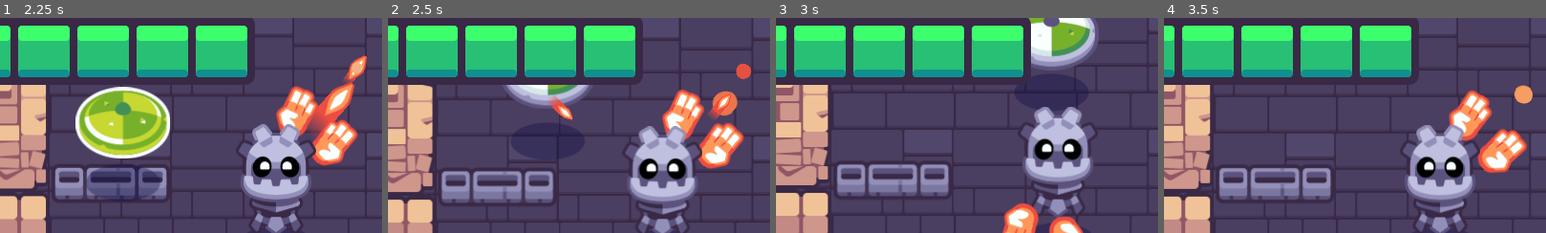
Above: before the commit, frames 1-4 (left to right).
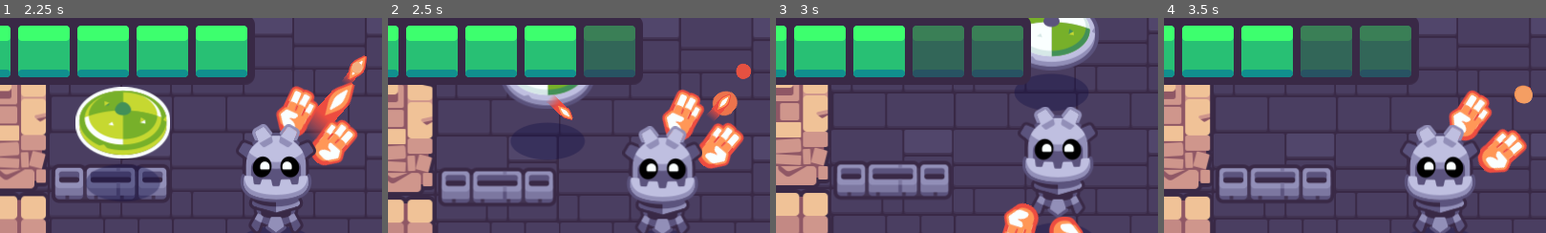
Above: after the commit, the same moments.

Repository: DavidNobela/2dgamedev-course
Game: Godot game, scene res://start.tscn
The game is run twice, just before and just after one commit, with the same random seed, the same clock (stepped at 60 frames per second) and the same inputs. This scene is started directly instead of the project's main scene. Sound files missing from this copy of the repository are replaced by a short silence.
Inputs (mouse positions are % of the whole screen's width and height, from its top left):
- Up to frame 1 (2.25 s): tap Enter at 0.5 s; move the mouse to (72, 45) at 0.52 s; hold D (move_right) 0.53-1.25 s; hold Mouse wheel down (cycle_weapon_down) 0.53-1.25 s; click (72, 45) at 0.67 s; drag from (30, 55) to (32, 89) at 1.27 s; move the mouse to (60, 28) at 2.02 s; press the mouse at (60, 28) at 2.03 s; hold D (move_right) from 2.03 s (still down)
- Up to frame 2 (2.5 s): keep holding D (move_right)
- Up to frame 3 (3 s): release D (move_right) at 2.75 s; release the mouse at (60, 28) at 2.75 s; drag from (45, 70) to (59, 36) at 2.77 s
- Up to frame 4 (3.5 s): no input
The pictures show only the part of the screen within x 14-64%, y 14-64%; the shares and areas given below are measured in that part.

Frame 1 is identical in both runs. In frame 2, 3.2% of the frame differs, in the area x 51-65%, y 3-28%; in frame 3, 6.5%, in the area x 35-65%, y 3-28%; in frame 4, 6.5%.

Commit message:
Connect the healthbar to the player health

Diff:
--- a/02.getting-to-know-godot/start.tscn
+++ b/02.getting-to-know-godot/start.tscn
@@ -46,3 +46,5 @@
 offset_top = 60.0
 offset_right = 378.0
 offset_bottom = 132.725
+
+[connection signal="health_changed" from="Player" to="CanvasLayer/UIHealthBar" method="_on_player_health_changed"]
Not shown, changed: 02.getting-to-know-godot/godot_tours.log
Not shown, removed: 02.getting-to-know-godot/godot_tours.log-jaOwJu
Not shown, added: 02.getting-to-know-godot/godot_tours.log-rNLqme
